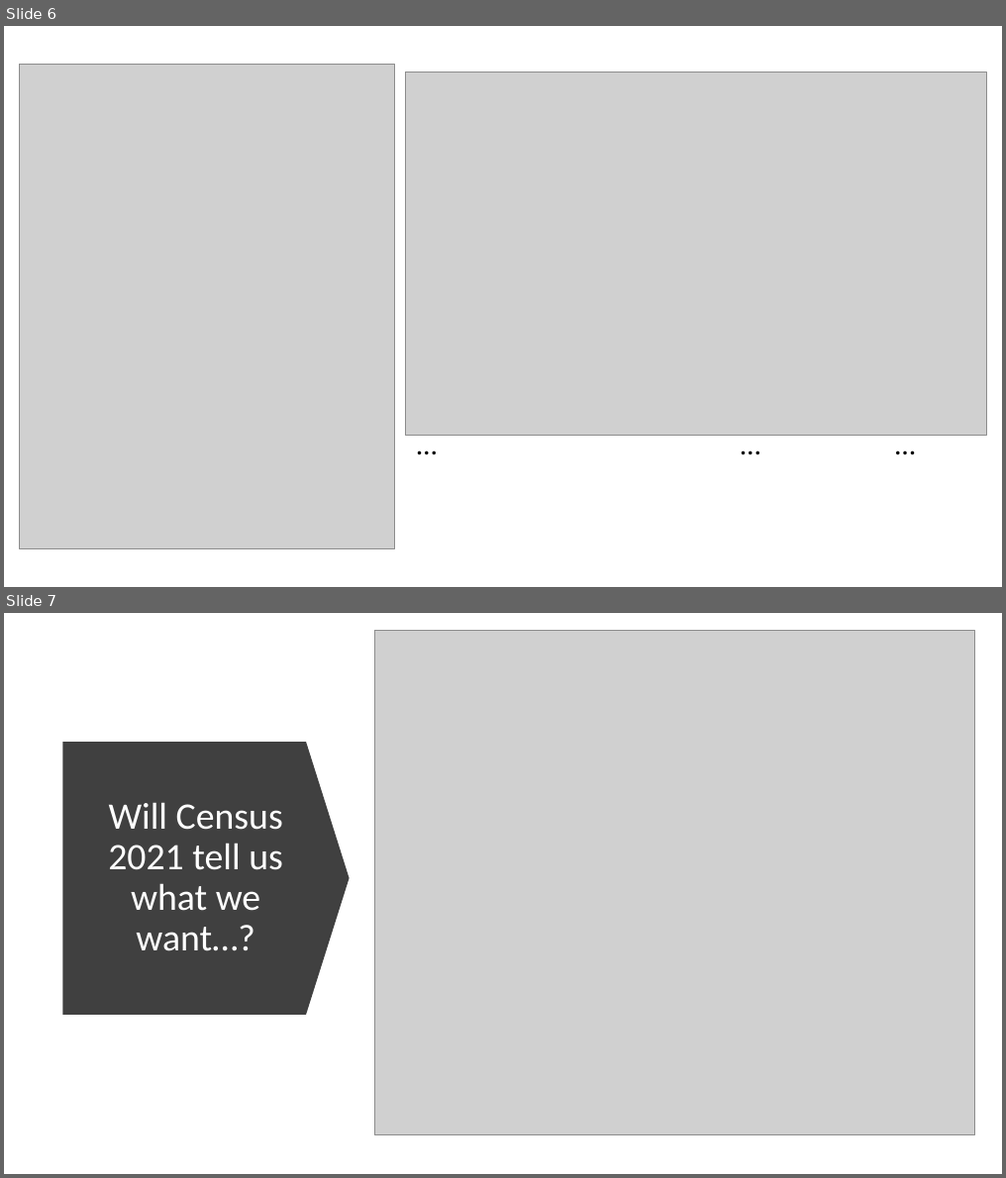
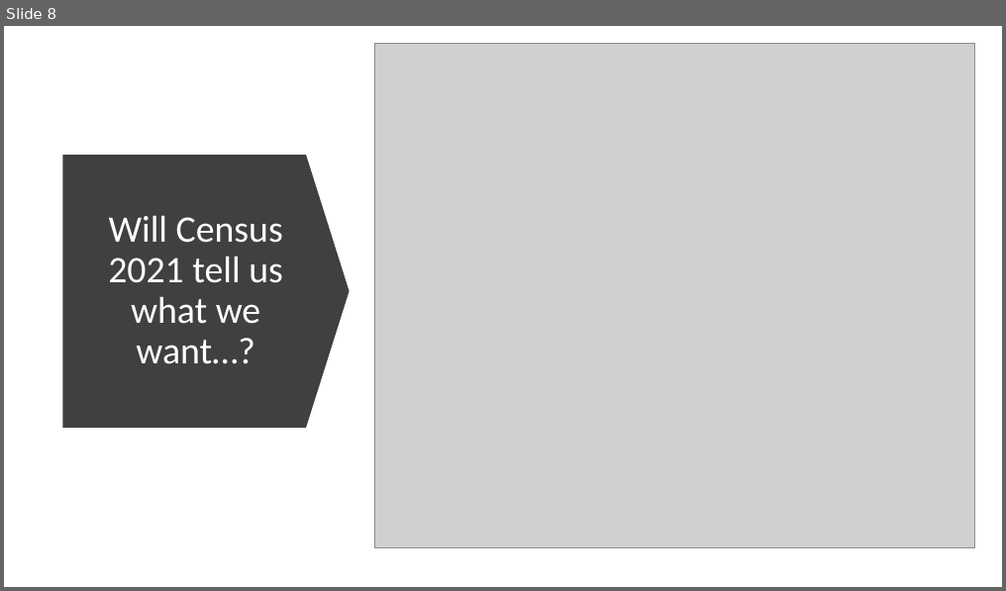
Before and after one commit to InductiveStep/Random-bits-and-pieces, a slide deck: Slides/genderqueer.pptx. Shown one above the other, each under a label of ours: slides 6 and 7 before the commit, slide 8 after it. The pictures are 1006x1178 and 1006x591 pixels, drawn with LibreOffice and Linux fonts; fonts in the diff are those of the drawing; grey boxes stand for pictures. Boxes give left, top, right and bottom in pixels: in the first picture for what was removed or moved away, otherwise in the second. Text is boxed around its words. In the diff, an @@ line names an element or a change of style, - is before the commit and + after.

```diff
--- a/Slides/genderqueer.pptx
+++ b/Slides/genderqueer.pptx
@@ slide 6 removed at [4, 26, 1002, 587], background #FFFFFF @@
@@ picture removed at [20, 64, 395, 550] @@
@@ picture removed at [405, 72, 986, 435] @@
@@ text removed at [410, 423, 445, 466] @@
-…
@@ text removed at [734, 423, 768, 466] @@
-…
@@ text removed at [888, 423, 924, 466] @@
-…
@@ what was slide 7 is now slide 8 @@
```
Also in this commit, not shown: 1 slide changed, 3 slides added, 1 other slide removed, 2 other files.
